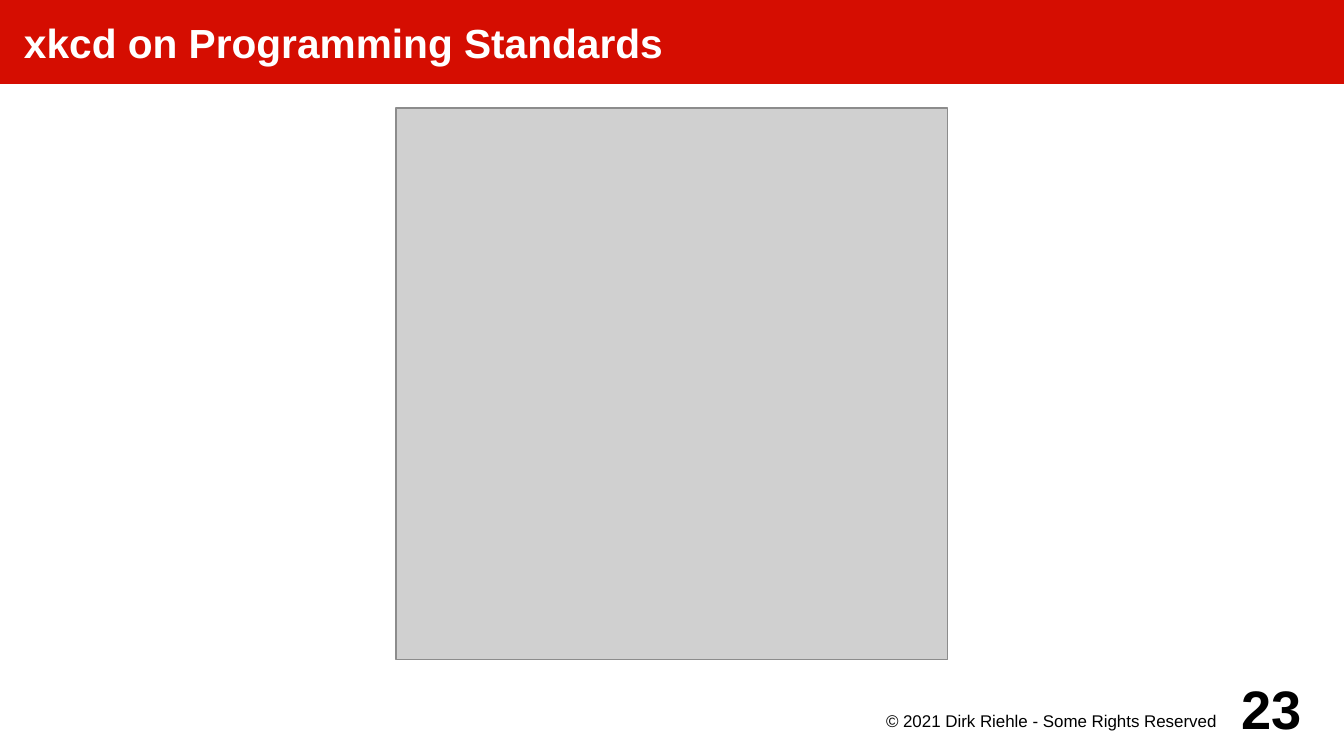
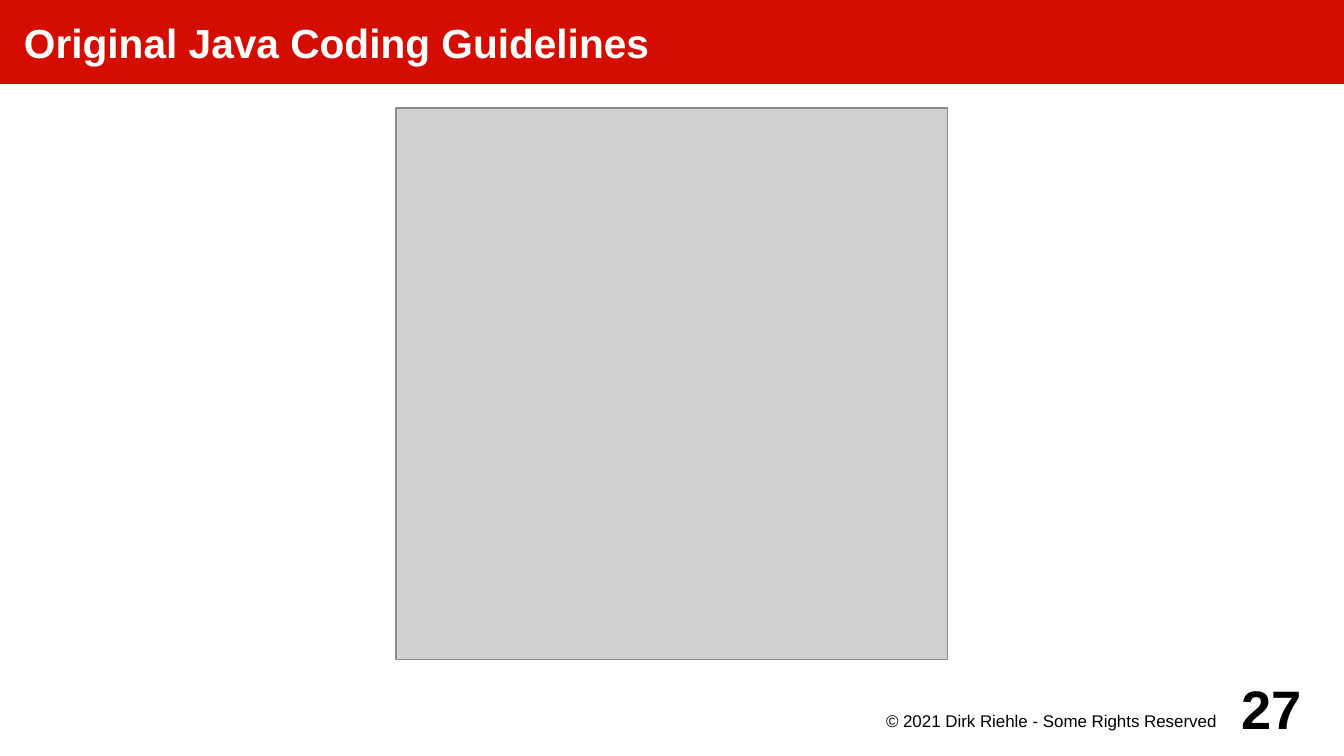
Before and after one commit to dirkriehle/amos-course, a slide deck: slide 27 of Lecture slides/AMOS E01 - Software Development.odp (slide 23 before the commit). Drawn at 1344x756 pixels with LibreOffice and Linux fonts; fonts in the diff are those of the drawing; grey boxes stand for pictures. Boxes give left, top, right and bottom in pixels: in the first picture for what was removed or moved away, otherwise in the second. Text is boxed around its words. In the diff, an @@ line names an element or a change of style, - is before the commit and + after.

```diff
--- a/Lecture slides/AMOS E01 - Software Development.odp
+++ b/Lecture slides/AMOS E01 - Software Development.odp
@@ title at box(24, 28, 649, 65): text changed @@
-xkcd on Programming Standards
+Original Java Coding Guidelines
@@ page number at box(1242, 691, 1302, 729): text changed @@
-23
+27
```
Also in this commit, not shown: 10 other slides changed, 18 slides added, 6 slides removed, 19 other files.
